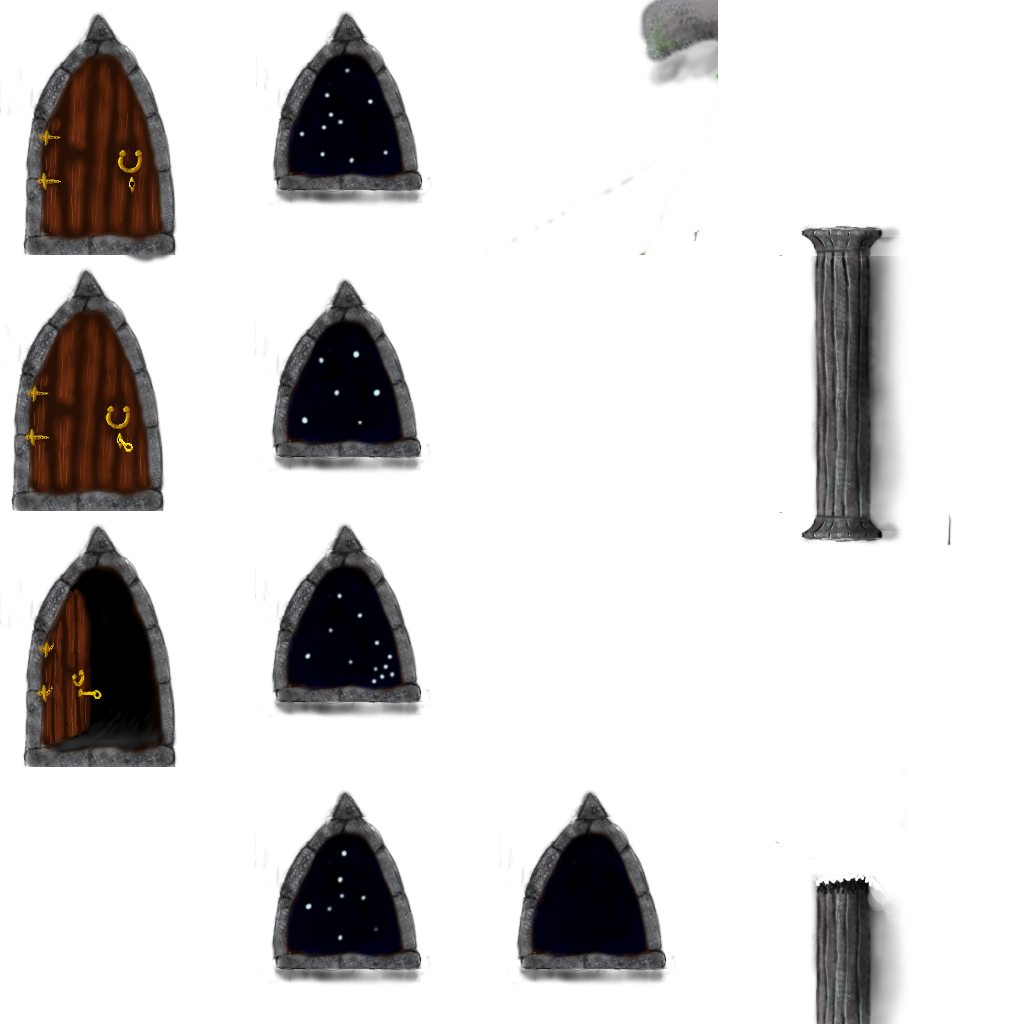
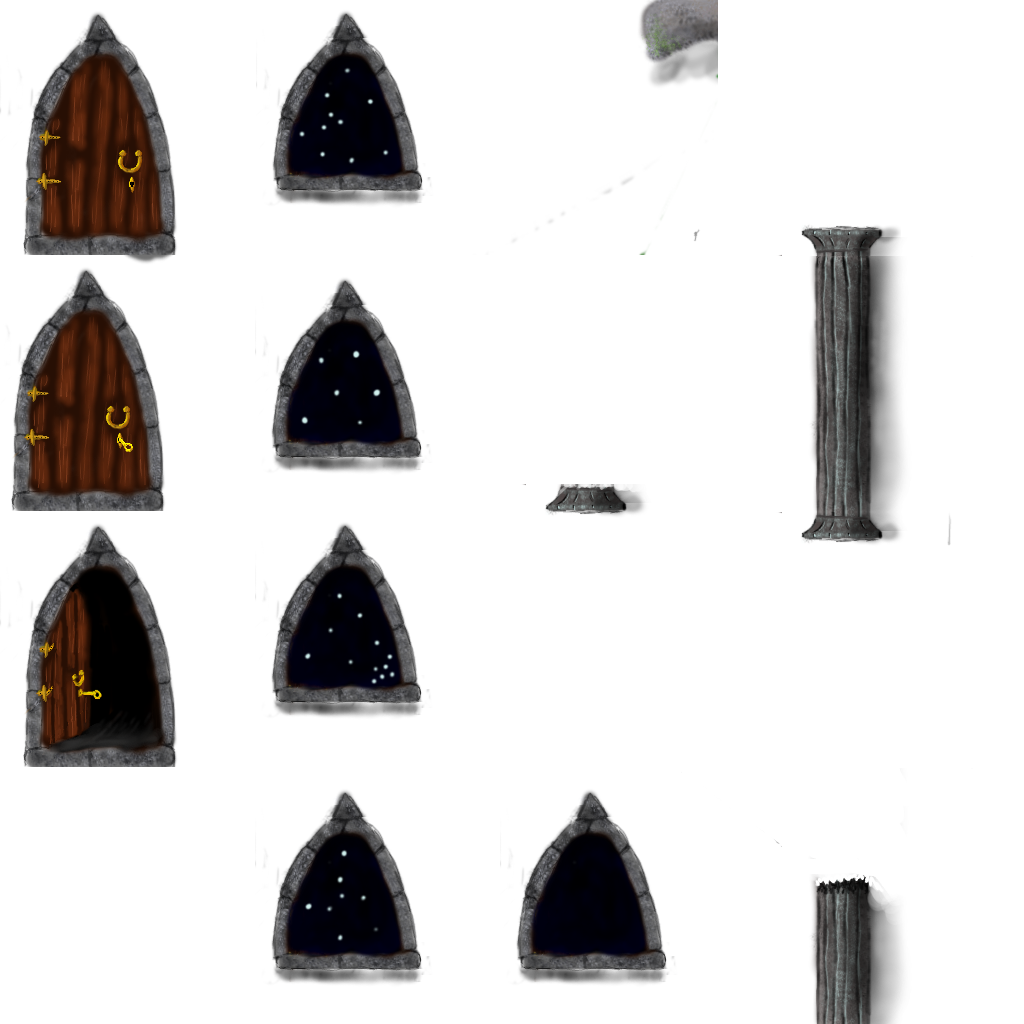
Two versions of the same layered image (w=1024, h=1024). Layer-by-layer changes:
added layer "Pasted Layer" above "Background copy" over [522, 484, 649, 518]
painted on "Background copy" over [947, 513, 952, 546]
